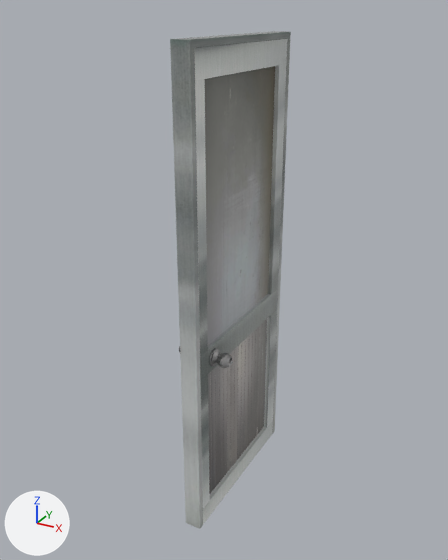
Renders of the FBX model Assets/Meshes/KitchenDoor/KitchenDoor.fbx from each side of a commit.
Before and after are seen from a 50 mm lens placed at (1.23, -1.9, 2.27), pointed at (-0.03, 0.4, 1.12). Every picture has the same lights, and +X, +Y and +Z are marked at lower left. Where no turn or scale is listed for an object, it has been applied to the vertices. Vertices at the same position are counted once.

The first picture shows 'Kitchen Door', 'Kitchen Door Frame ', 'Kitchen Door Handle 2'.
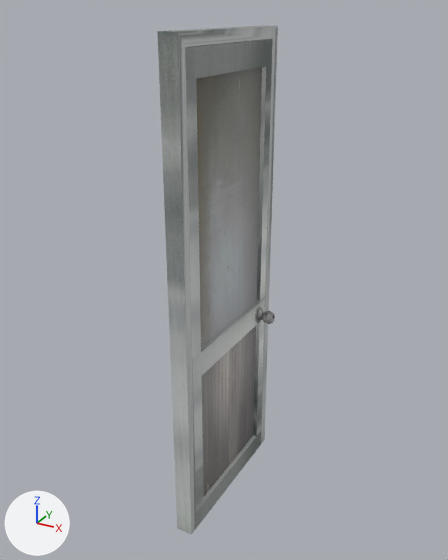
Where the newer file only moved an object's origin or applied its transform, the numbers keep the older frame.

Location of each change, [x1, y1, x2, y2] in pixels of the pictures (448 x 560 px):
'Kitchen Door', mesh rescaled (6% narrower)
    before: [194, 39, 287, 524]
    after: [185, 39, 272, 528]
'Kitchen Door Frame ', reshaped
    before: [170, 31, 291, 529]
    after: [157, 25, 278, 535]
part 2 of me_sphere_003, deleted
    before: [217, 353, 232, 368]
part 3 of me_sphere_002, added
    after: [262, 311, 275, 324]

The edits, one by one:
me_sphere_002 is used by ob_kitchen_door_handle_1; location (-0.057, 0.142, 0.871); rotation (-1.571, 0.0, 3.142), in degrees (-90, 0, 180); scale (-0.01, -0.01, -0.01).
me_sphere_002 had 456 vertices, 424 faces and spanned x -5.32..0.23, y -3.35..3.33, z -3.2..3.48.
me_sphere_002 now has 456 vertices, 424 faces and spans x 6.92..12.41, y 82.69..89.29, z -65.55..-59.27.
me_sphere_002 part 3: 456 vertices added at x 6.92..12.41, y 82.69..89.29, z -65.55..-59.27.
me_plane_006 is used by ob_kitchen_door_frame; location (0.0, 0.0, 0.0).
me_plane_006 had 578 vertices, 464 faces and spanned x -0.02..0.06, y 0.0..0.86, z 0.0..2.17.
me_plane_006 now has 524 vertices, 426 faces and spans x -0.04..0.04, y -0.05..0.75, z 0.0..2.2.
me_plane_006 part 1: 454 vertices removed from x -0.02..0.06, y 0.0..0.86, z 0.0..2.17; 402 vertices added at x -0.04..0.04, y -0.05..0.75, z 0.0..2.2.
me_plane_041 has 72 vertices, 58 faces and spans x -0.04..0.04, y 0.0..0.79, z 0.0..2.15.
me_plane_041 is used by ob_kitchen_door; location (0.014, 0.032, 0.0).
me_plane_041 part 4: the whole mesh is scaled about its middle by (-1.01, -0.89, 1), then moved by (-0.02, -0.08, 0.0).
me_sphere_003 is used by ob_kitchen_door_handle_2; location (0.087, 0.14, 0.873); rotation (-1.571, 0.0, 3.142), in degrees (-90, 0, 180); scale (-0.01, -0.01, -0.01).
me_sphere_003 had 448 vertices, 418 faces and spanned x -0.02..5.65, y -3.37..3.31, z -3.25..3.43.
me_sphere_003 now has 448 vertices, 418 faces and spans x -12.6..-7.0, y 82.86..89.46, z -65.83..-59.55.
me_sphere_003 part 2: 448 vertices removed from x -0.02..5.65, y -3.37..3.31, z -3.25..3.43.
